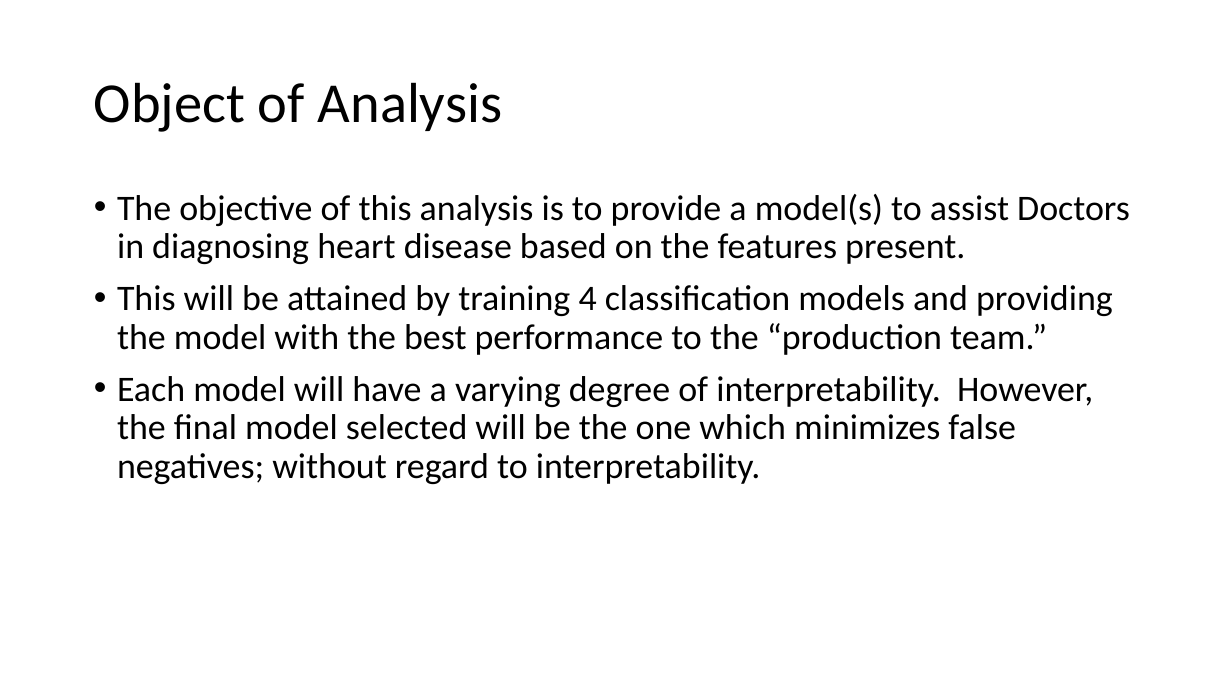
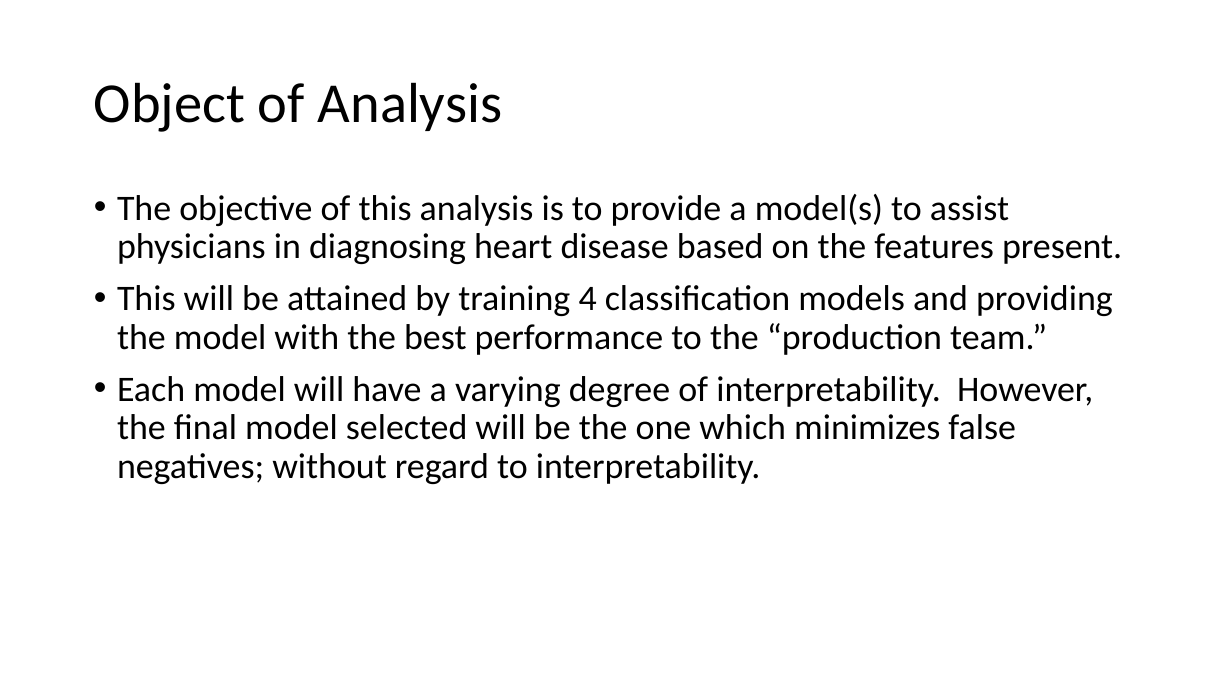
Before and after one commit to M-Matrona/IBM-Machine-Learning-Course, a slide deck: slide 10 of Course_3_Classification/Classification_Project_Heart_Disease_Prediction.pptx. Drawn at 1232x693 pixels with LibreOffice and Linux fonts; fonts in the diff are those of the drawing. Boxes give left, top, right and bottom in pixels: in the first picture for what was removed or moved away, otherwise in the second. Text is boxed around its words. In the diff, an @@ line names an element or a change of style, - is before the commit and + after.

```diff
--- a/Course_3_Classification/Classification_Project_Heart_Disease_Prediction.pptx
+++ b/Course_3_Classification/Classification_Project_Heart_Disease_Prediction.pptx
@@ text at (117, 194, 1122, 264): text changed @@
-• The objective of this analysis is to provide a model(s) to assist Doctors in diagnosing heart disease based on the features present.
+• The objective of this analysis is to provide a model(s) to assist physicians in diagnosing heart disease based on the features present.
```
Also in this commit, not shown: 1 other slide changed, 15 other files.
